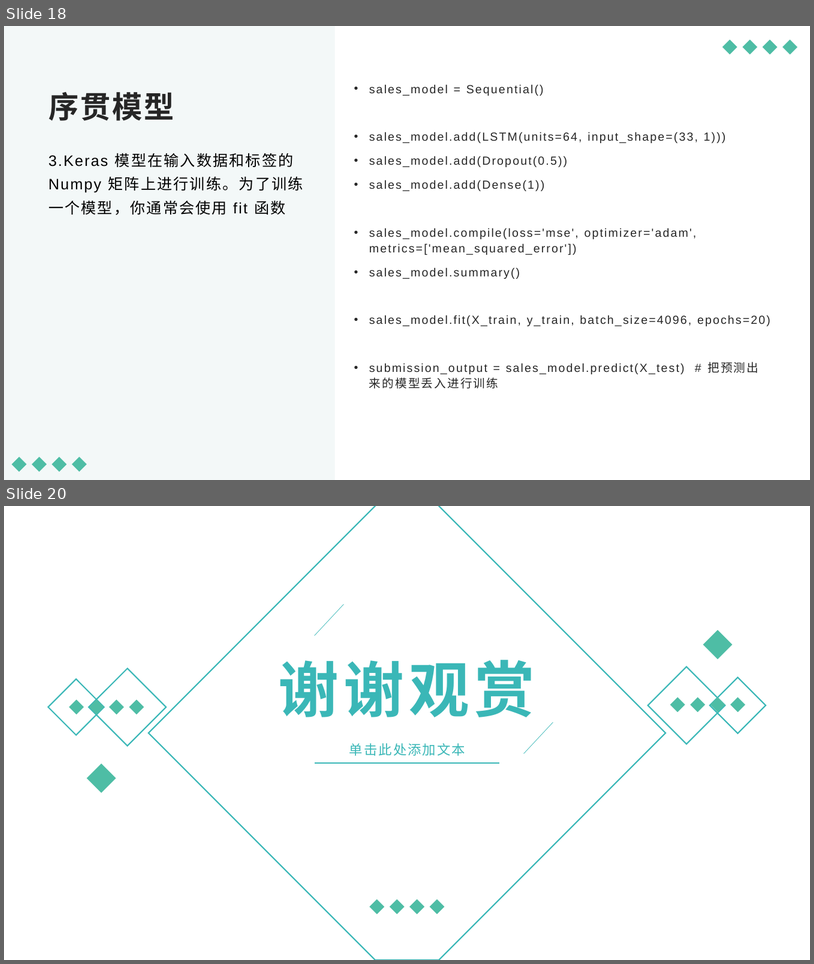
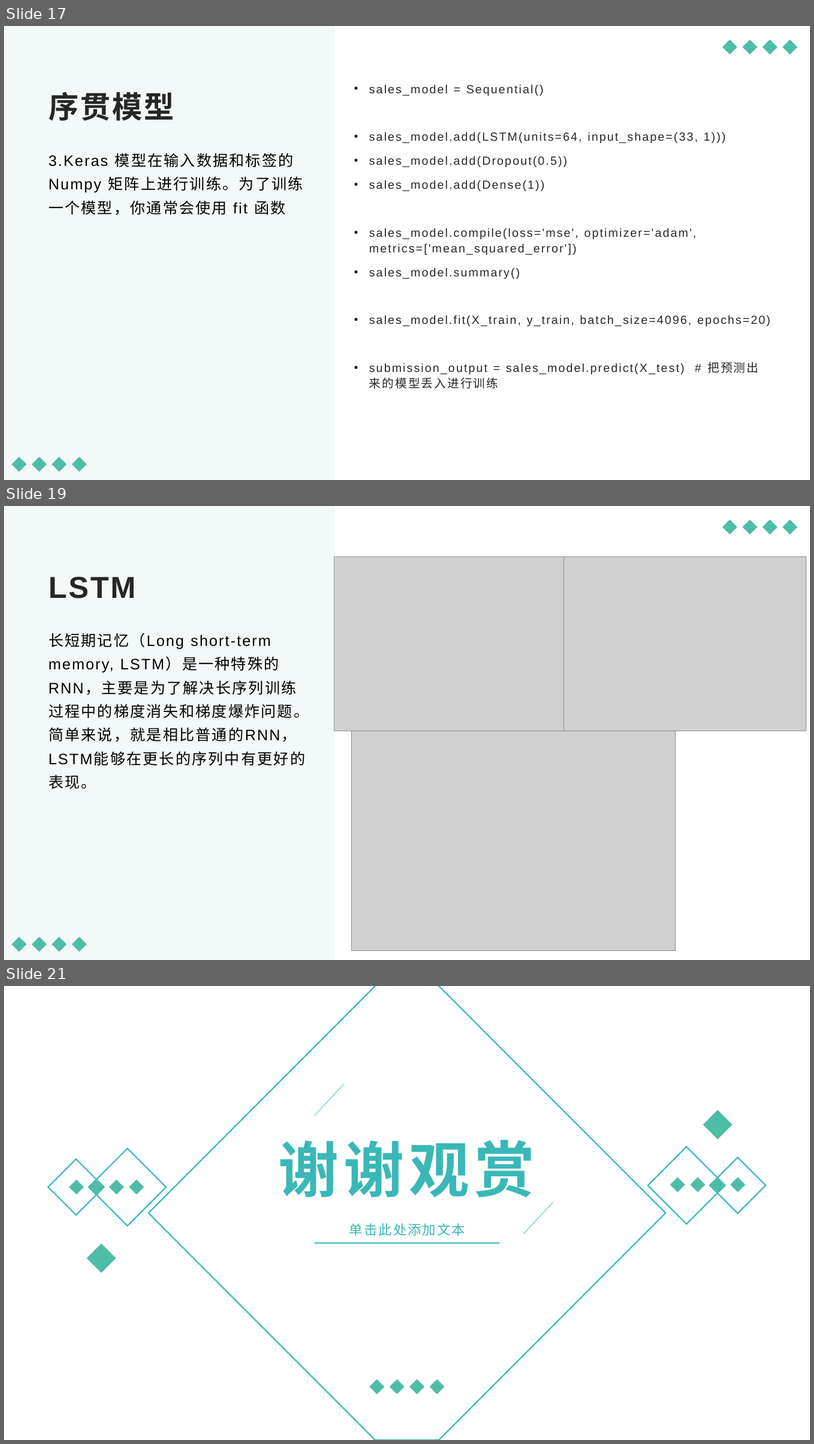
Before and after one commit to ZefanLin159/First-repository, a slide deck: Kaggle/Machine Learning.pptx. Shown one above the other, each under a label of ours: slides 18 and 20 before the commit, slides 17, 19 and 21 after it; the slides between them are not shown. The pictures are 814x964 and 814x1444 pixels, drawn with LibreOffice and Linux fonts; fonts in the diff are those of the drawing; grey boxes stand for pictures. Boxes give left, top, right and bottom in pixels: in the first picture for what was removed or moved away, otherwise in the second. Text is boxed around its words. In the diff, an @@ line names an element or a change of style, - is before the commit and + after.

```diff
--- a/Kaggle/Machine Learning.pptx
+++ b/Kaggle/Machine Learning.pptx
@@ slide 19 added at (4,506,810,960), background #FFFFFF; not listed: 9 template elements that a slide beside it also shows @@
@@ picture added at (335,557,573,731) @@
@@ picture added at (564,557,807,731) @@
@@ title added at (48,577,135,598), 36 pt, text #262626, bold @@
+LSTM
@@ text added at (48,633,309,789), 18 pt, text #000000 @@
+长短期记忆（Long short-term memory, LSTM）是一种特殊的RNN，主要是为了解决长序列训练过程中的梯度消失和梯度爆炸问题。简单来说，就是相比普通的RNN，LSTM能够在更长的序列中有更好的表现。
@@ picture added at (352,709,676,951) @@
@@ what was slide 18 is now slide 17 @@
@@ what was slide 20 is now slide 21 @@
```
Also in this commit, not shown: 2 slides changed, 2 other slides added, 2 slides removed, 3 other files.
